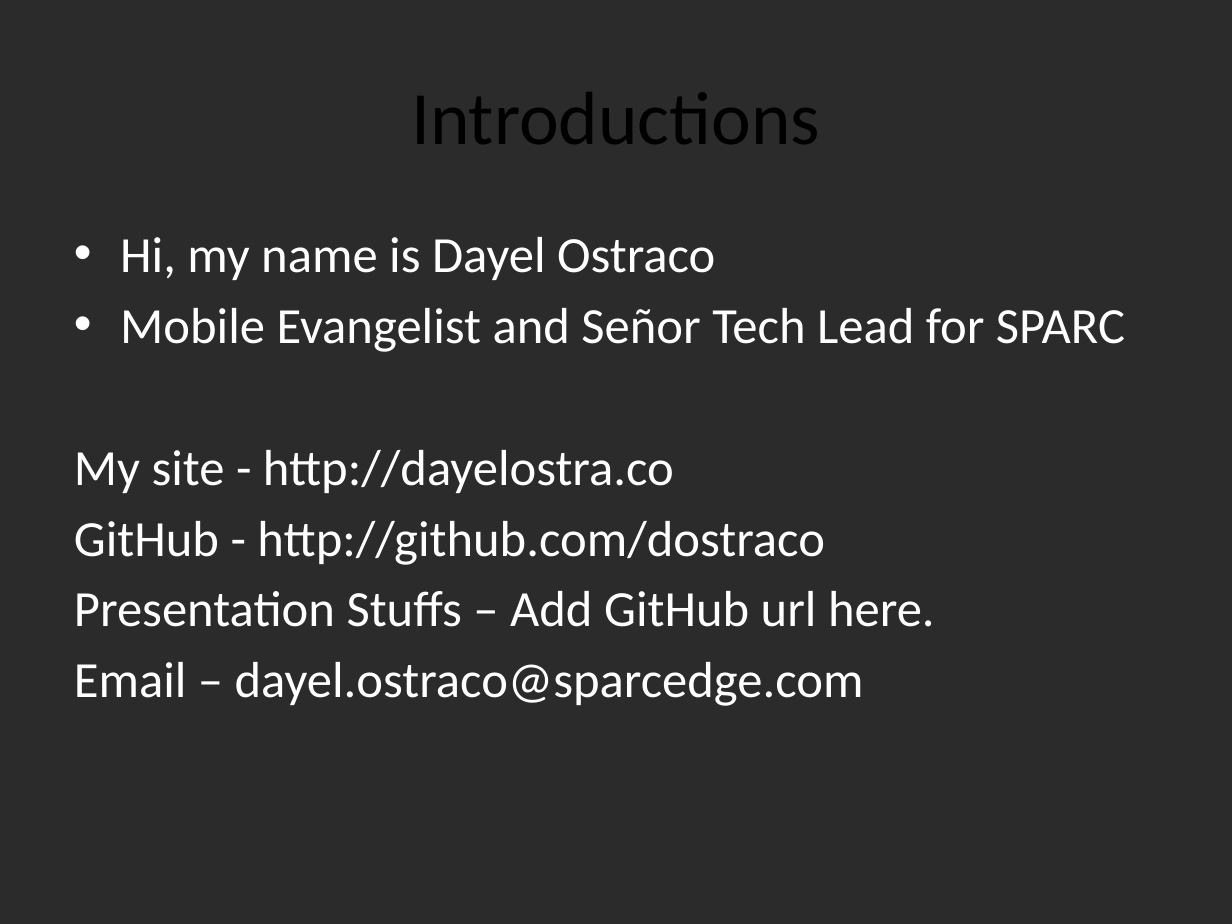
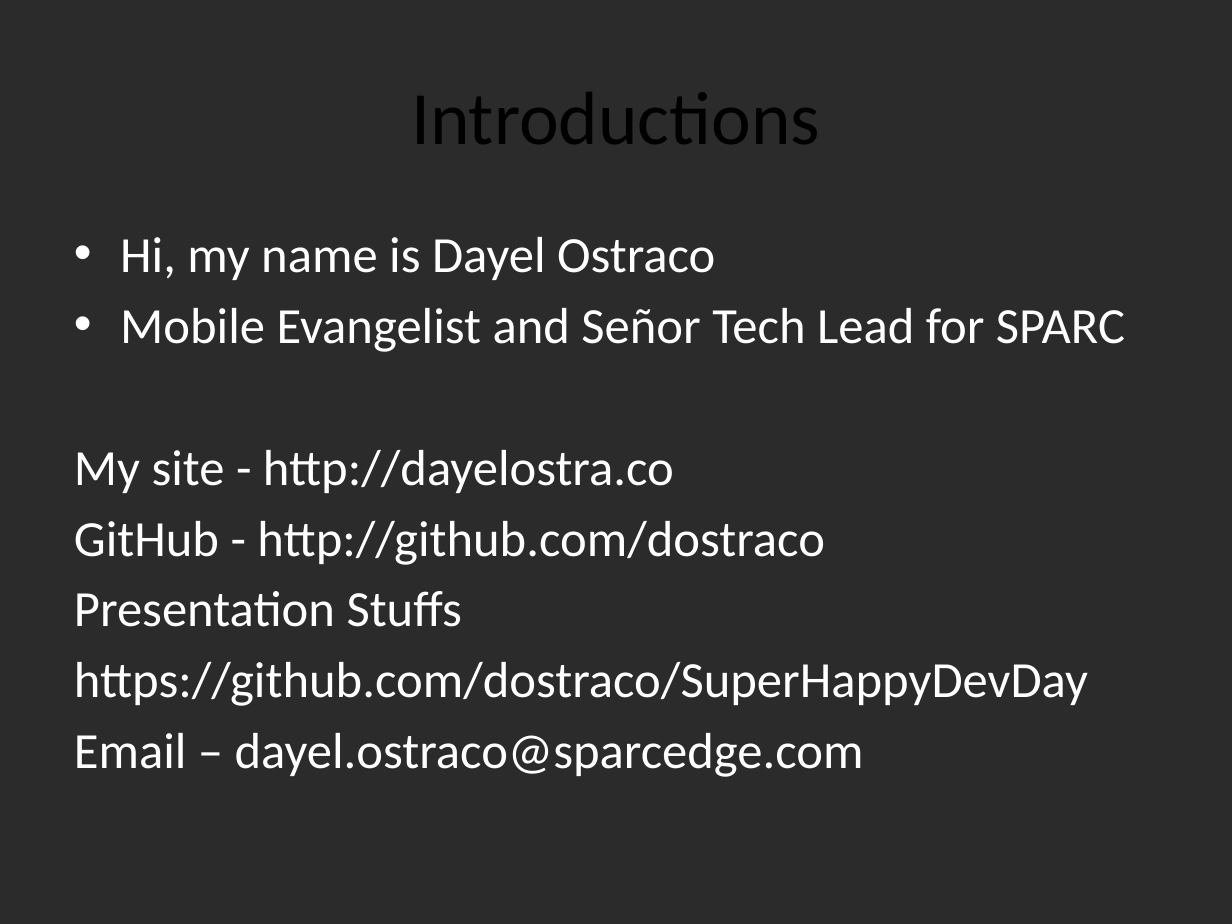
Before and after one commit to dayelostraco/SuperHappyDevDay, a slide deck: slide 2 of SHDD Mobile Presentation.pptx. Drawn at 1232x924 pixels with LibreOffice and Linux fonts; fonts in the diff are those of the drawing; background and template pictures are left out; a plain dark background stands for a picture behind light text. Boxes give left, top, right and bottom in pixels: in the first picture for what was removed or moved away, otherwise in the second. Text is boxed around its words. In the diff, an @@ line names an element or a change of style, - is before the commit and + after.

```diff
--- a/SHDD Mobile Presentation.pptx
+++ b/SHDD Mobile Presentation.pptx
@@ text at (74, 591, 1088, 706): text changed @@
-Presentation Stuffs – Add GitHub url here.
+Presentation Stuffs
+https://github.com/dostraco/SuperHappyDevDay
```
Also in this commit, not shown: 19 other slides changed, 7 slides added, 1 slide removed.
